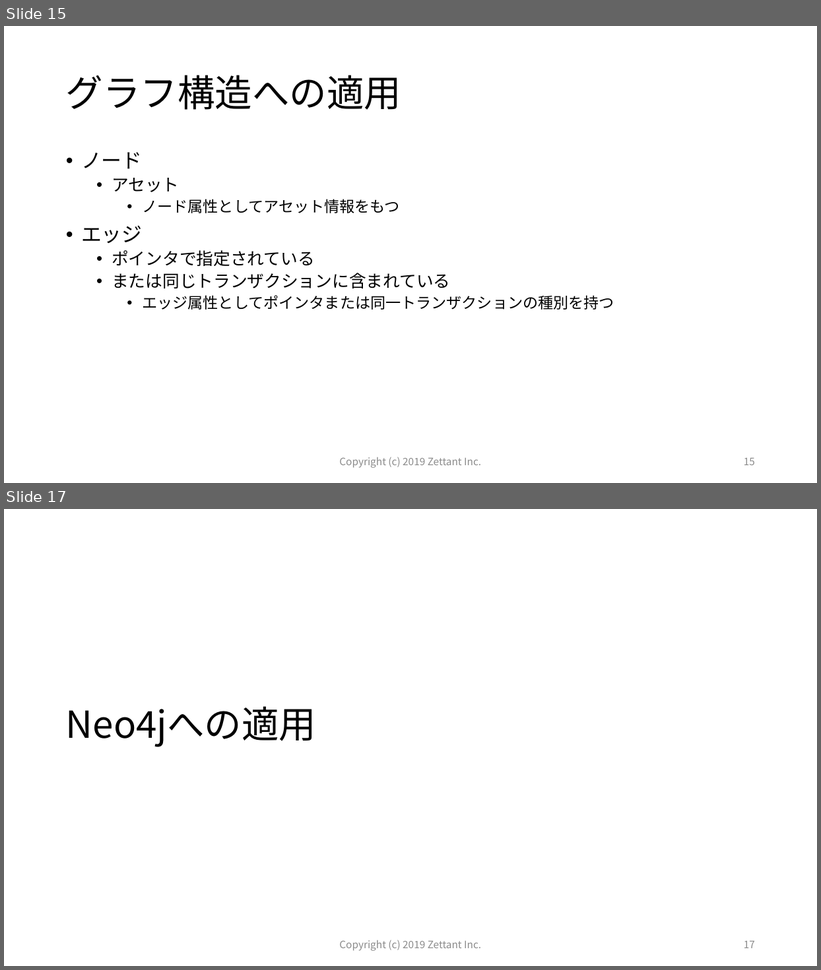
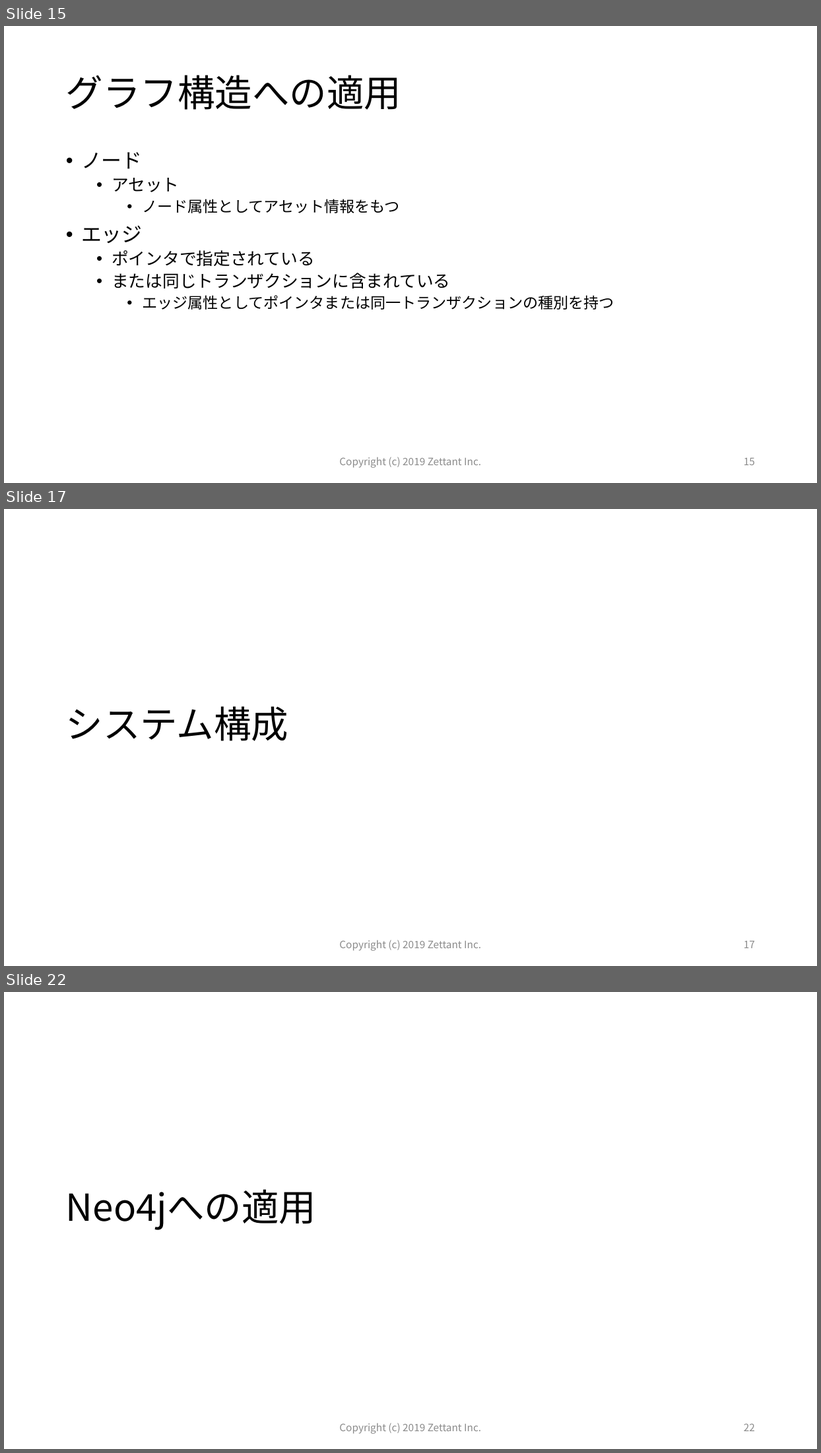
Before and after one commit to zettant/bbclib-neo4j, a slide deck: docs/Target_of_this_project.pptx. Shown one above the other, each under a label of ours: slides 15 and 17 before the commit, slides 15, 17 and 22 after it; the slides between them are not shown. The pictures are 821x970 and 821x1453 pixels, drawn with LibreOffice and Linux fonts; fonts in the diff are those of the drawing. Boxes give left, top, right and bottom in pixels: in the first picture for what was removed or moved away, otherwise in the second. Text is boxed around its words. In the diff, an @@ line names an element or a change of style, - is before the commit and + after.

```diff
--- a/docs/Target_of_this_project.pptx
+++ b/docs/Target_of_this_project.pptx
@@ slide 17 added at box(4, 509, 817, 966), background #FFFFFF @@
@@ title added at box(66, 706, 288, 741), 44 pt, text #000000 @@
+システム構成
@@ text added at box(339, 941, 481, 951), 12 pt, text #8C8C8C @@
+Copyright (c) 2019 Zettant Inc.
@@ page number added at box(744, 941, 755, 949), 12 pt, text #8C8C8C @@
+17
@@ what was slide 17 is now slide 22 @@
@@ page number at box(744, 1424, 755, 1432): text changed @@
-17
+22
```
Also in this commit, not shown: 4 slides changed, 4 other slides added, 1 other file.
